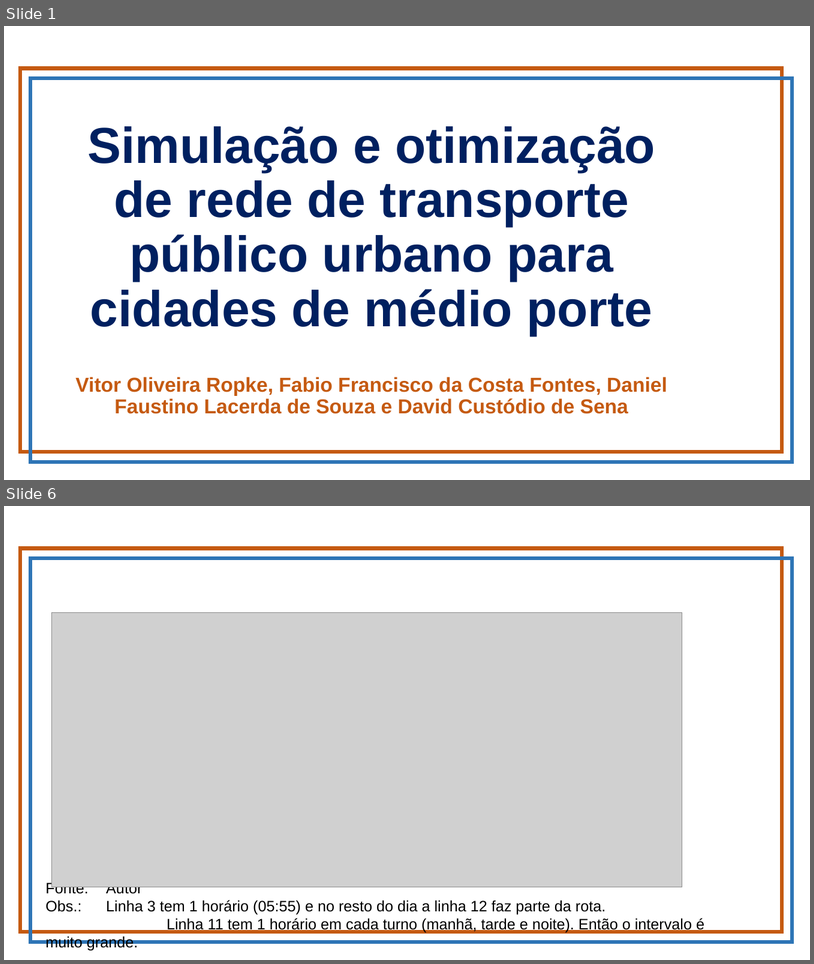
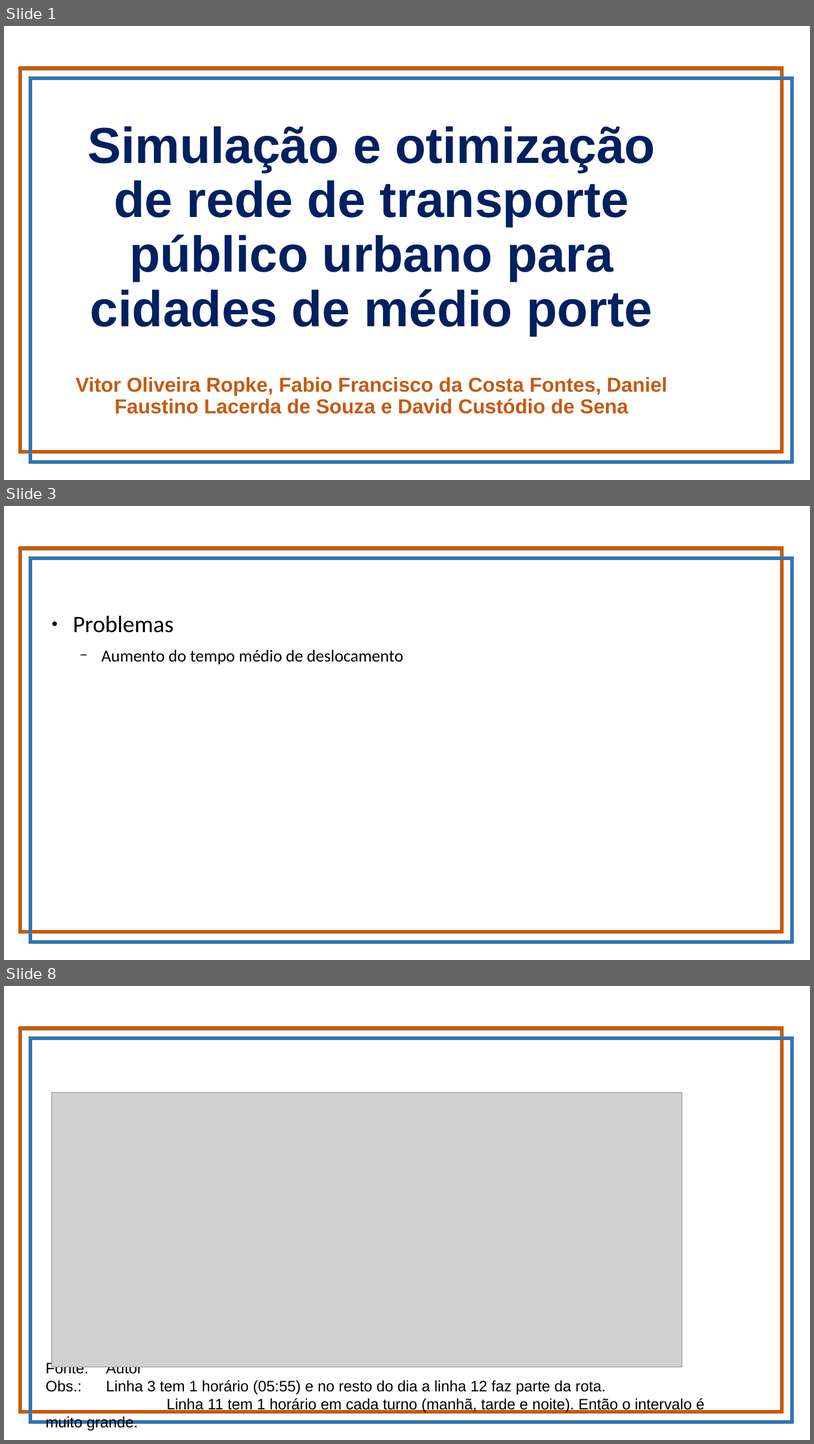
Before and after one commit to vitorropke/mobilidade-urbana, a slide deck: SEMIC-2021/apresentacao.odp. Shown one above the other, each under a label of ours: slides 1 and 6 before the commit, slides 1, 3 and 8 after it; the slides between them are not shown. The pictures are 814x964 and 814x1444 pixels, drawn with LibreOffice and Linux fonts; fonts in the diff are those of the drawing; grey boxes stand for pictures; background and template pictures are left out. Boxes give left, top, right and bottom in pixels: in the first picture for what was removed or moved away, otherwise in the second. Text is boxed around its words. In the diff, an @@ line names an element or a change of style, - is before the commit and + after.

```diff
--- a/SEMIC-2021/apresentacao.odp
+++ b/SEMIC-2021/apresentacao.odp
@@ slide 3 added at [4, 506, 810, 960], background #FFFFFF; not listed: 2 template elements that a slide beside it also shows @@
@@ text added at [73, 615, 404, 664], 20 pt, text #000000 @@
+● Problemas
+  − Aumento do tempo médio de deslocamento
@@ what was slide 6 is now slide 8 @@
```
Also in this commit, not shown: 3 slides changed, 6 other slides added, 1 slide removed, 2 other files.
